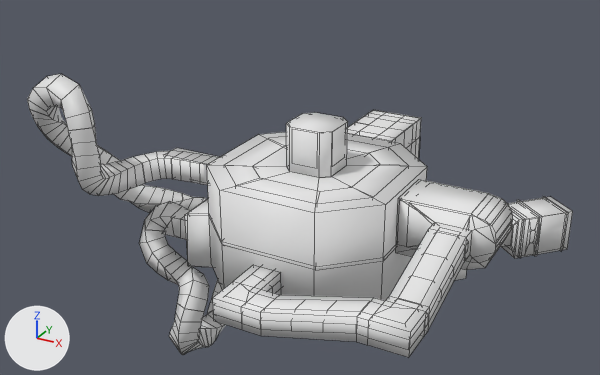
An edit to the Blender file ModelSrc/MainLevel.blend, drawn before and after from the same camera.
Before and after are seen from a 50 mm lens placed at (18.0, -34.4, 18.4), pointed at (-2.7, 3.2, -0.4). The lights are fixed; the arrows at lower left show +X, +Y and +Z. Mesh edges are drawn as thin lines on the coarser meshes.

The first picture shows 'MainLevel.008', 'MainLevel.009', 'MainLevel.010', 'MainLevel.011', 'MainLevel.013', 'MainLevel.019', 'MainLevel.026', 'MainLevel.027', 'Map.001', 'Map.002', 'Map.003', 'Map.005'.
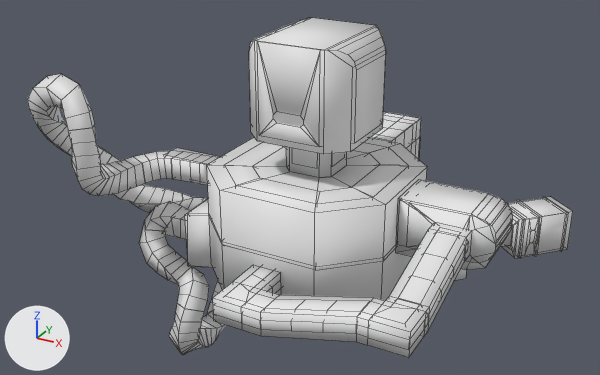
Boxes [x1, y1, x2, y2] around the edits, measured in the pictures (600 x 375 px):
```json
{"object": "Map.002", "change": "reshaped", "before": [286, 112, 348, 178], "after": [249, 18, 386, 178], "on screen": "119% wider, 140% taller"}
{"object": "MainLevel.003", "change": "added", "after": [249, 18, 386, 147]}
```

Scene script edits in JSON lines:
```json
{"block": "me_mainlevel_051", "where": "# used by ob_map_002; location = (0.0, 0.0, 0.0)"}
{"op": "remove", "block": "me_mainlevel_051", "code": "me_mainlevel_051.from_pydata(...)  # 16 vertices, 10 faces; spans x -1.22..1.32, y -1.33..1.23, z 2.58..4.91"}
{"op": "add", "block": "me_mainlevel_051", "code": "me_mainlevel_051.from_pydata(...)  # 36 vertices, 28 faces; spans x -2.7..2.79, y -2.81..2.73, z 2.58..9.35"}
{"block": "me_mainlevel_051", "change": "me_mainlevel_051 part 1"}
{"block": "me_mainlevel_051", "change": "1 face is deleted"}
{"block": "me_mainlevel_051", "change": "8 vertices in x -1.22..1.32, y -1.33..1.23, z 4.91 move by (0.0, 0.0, -0.41)"}
{"block": "me_mainlevel_051", "change": "20 vertices are added at x -2.7..2.79, y -2.81..2.73, z 4.5..9.35"}
{"block": "me_mainlevel_051", "change": "19 new faces join them"}
{"op": "add", "block": "me_mainlevel_001", "code": ["me_mainlevel_001 = bpy.data.meshes.new('MainLevel.001')", "me_mainlevel_001.from_pydata(...)  # 88 vertices, 79 faces; spans x -2.8..2.84, y -2.83..2.82, z 4.59..9.34", "me_mainlevel_001.polygons.foreach_set('use_smooth', [True] * 79)"]}
{"op": "add", "block": "ob_mainlevel_003", "code": ["ob_mainlevel_003 = bpy.data.objects.new('MainLevel.003', me_mainlevel_001)", "ob_mainlevel_003.location = (0.0, 0.0, 0.0)"]}
```
